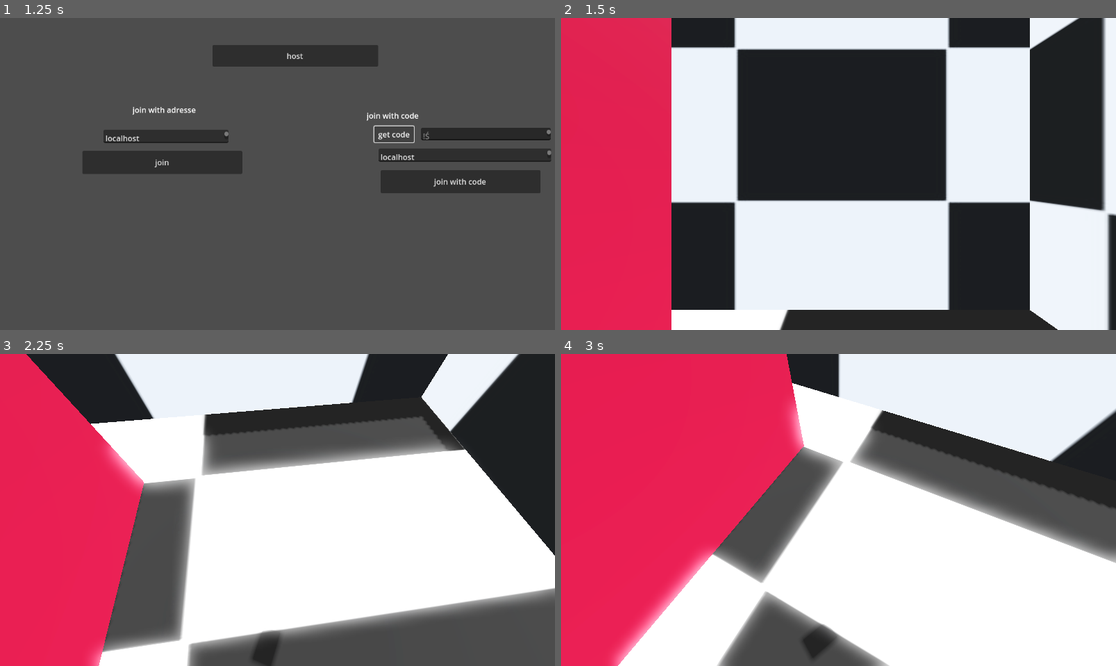
Above: before the commit, frames 1-4 (two rows, left to right).
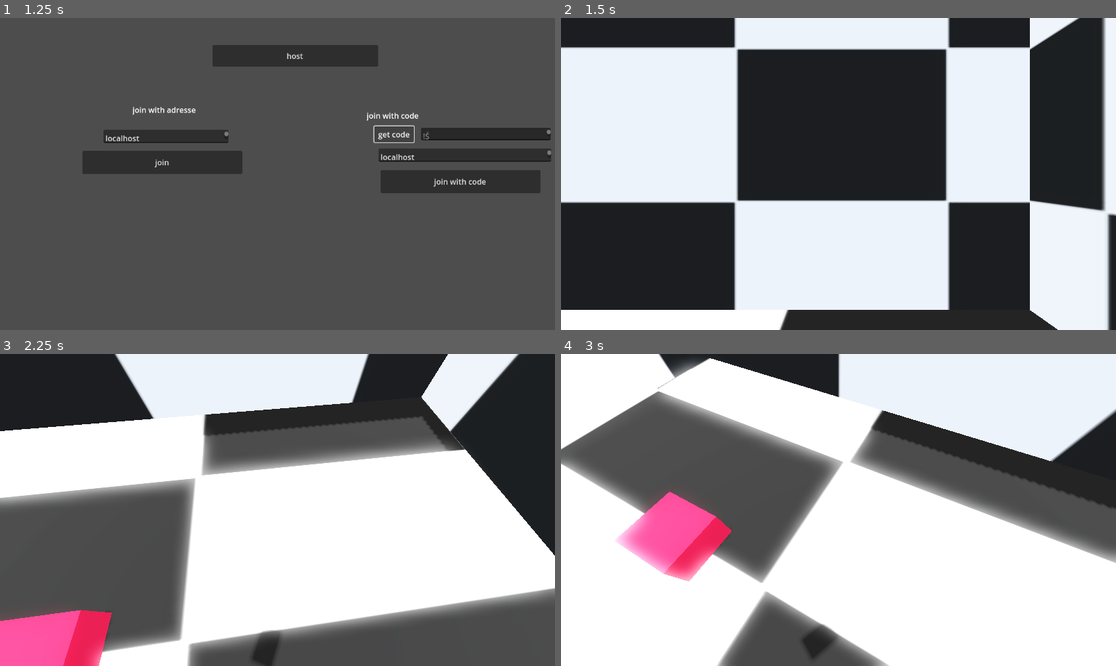
Above: after the commit, the same moments.

Repository: Titruc/IDWN
Game: Godot game, scene res://game/data/scene/game_controler.tscn
Same seed, same stepped clock (60 frames per second), same inputs: the game is played once before the commit and once after it.
Inputs (mouse positions are in pixels of both pictures, inside the frame that each line leads up to):
- Up to frame 1 (1.25 s): click "get code" at 0.5 s
- Up to frame 2 (1.5 s): click "host" at 1.25 s
- Up to frame 3 (2.25 s): tap Enter at 2 s; move the mouse to (305, 510) at 2.02 s; hold W (up) from 2.03 s (still down); click (305, 510) at 2.1 s
- Up to frame 4 (3 s): keep holding W (up); tap Space (jump) at 2.27, 2.75 s; move the mouse to (810, 510) at 2.77 s; tap Shift (sprint) at 2.85 s

Frame 1 is identical in both runs. In frame 2, 20% of the frame differs, in the area x 0-20%, y 0-100%; in frame 3, 18%; in frame 4, 31%, in the area x 0-44%, y 0-100%.

Commit message:
fix

Diff:
--- a/editor/component/hand_component.tscn
+++ b/editor/component/hand_component.tscn
@@ -6,5 +6,4 @@
 script = ExtResource("1_xgw0u")
 
 [node name="hand" type="RayCast3D" parent="."]
-exclude_parent = false
 target_position = Vector3(1, 0, 0)
--- a/game/data/scene/lobby.tscn
+++ b/game/data/scene/lobby.tscn
@@ -103,7 +103,7 @@
 spawn_path = NodePath("..")
 
 [node name="bibou" type="MeshInstance3D" parent="."]
-transform = Transform3D(0.876884, 0, 0, 0, 10.0596, 0, 0, 0, 4.91963, -2.39688, -2.06889, 0)
+transform = Transform3D(0.876884, 0, 0, 0, 0.567639, 0, 0, 0, 0.828655, -2.39688, -2.06889, 0)
 mesh = SubResource("BoxMesh_qbijj")
 
 [node name="StaticBody3D" type="StaticBody3D" parent="bibou"]
--- a/game/data/scene/player.tscn
+++ b/game/data/scene/player.tscn
@@ -78,4 +78,4 @@
 
 [node name="isOnFloorComponent" parent="." node_paths=PackedStringArray("NodeToCheck") instance=ExtResource("7_v32cn")]
 NodeToCheck = NodePath("..")
-lenght = 0.1
+lenght = 0.2
